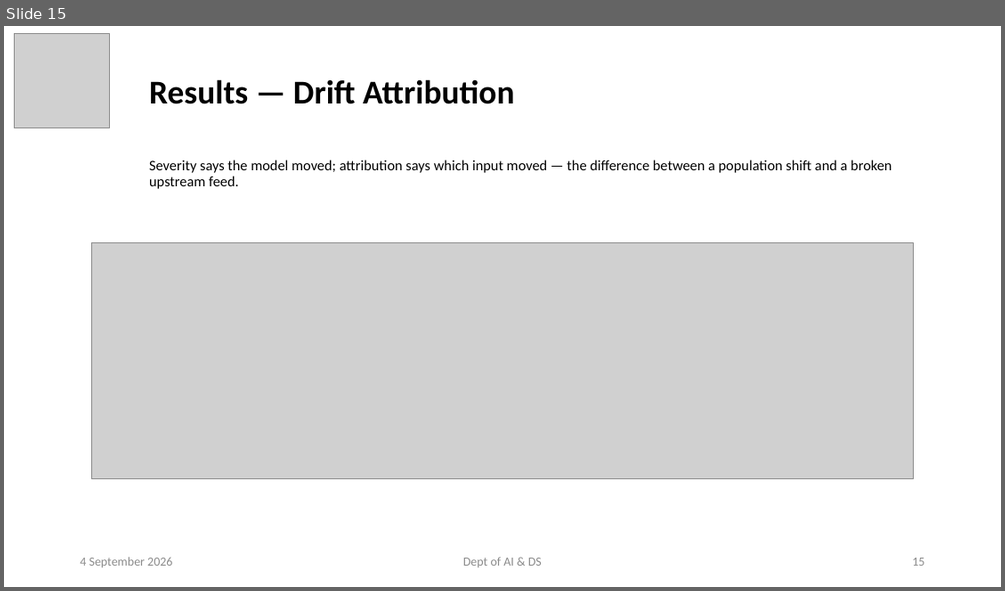
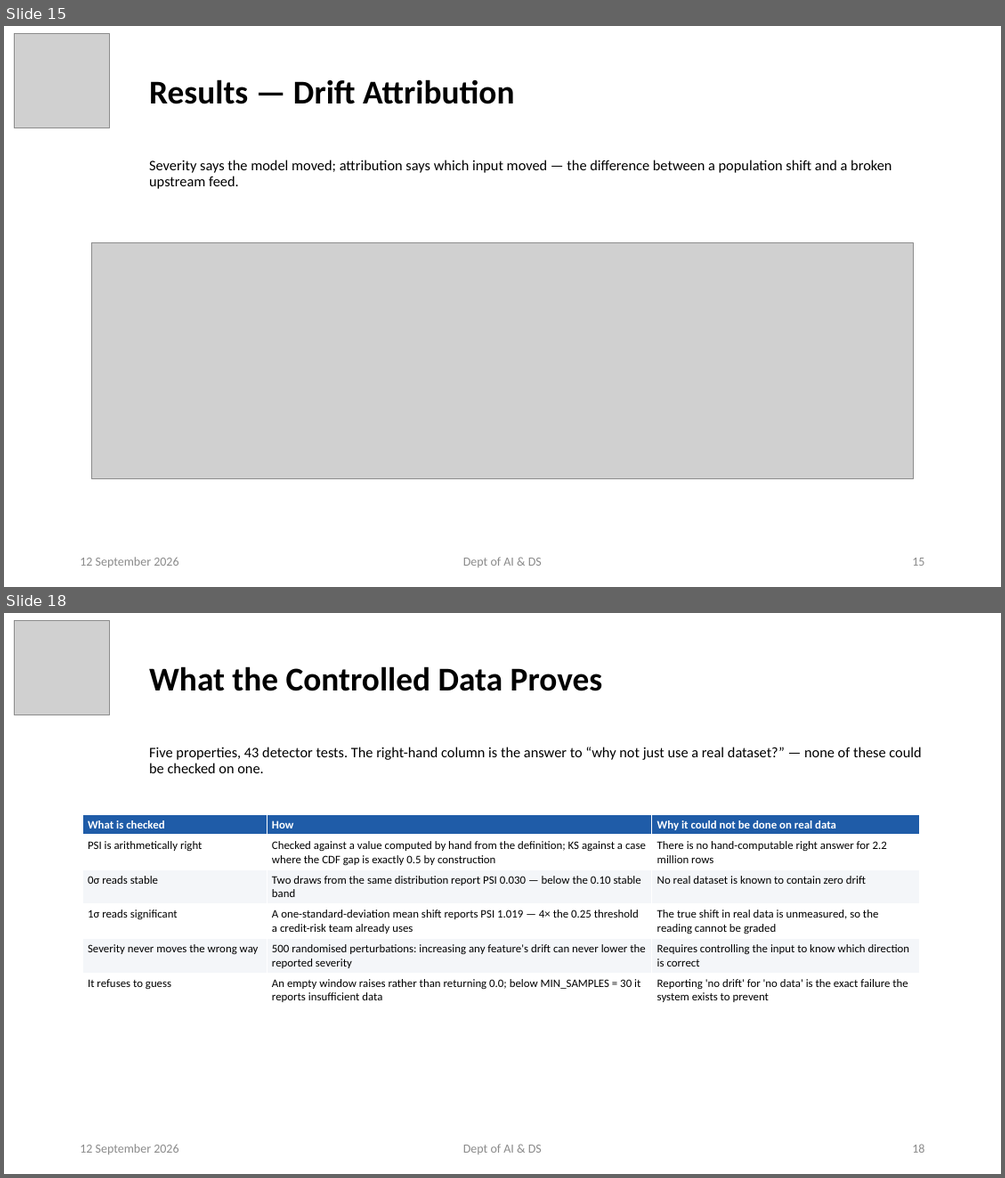
Before and after one commit to ayushpandey0201/custos, a slide deck: docs/presentations/Custos_Phase2_Review1.pptx. Shown one above the other, each under a label of ours: slide 15 before the commit, slides 15 and 18 after it; the slides between them are not shown. The pictures are 1005x591 and 1005x1178 pixels, drawn with LibreOffice and Linux fonts; fonts in the diff are those of the drawing; grey boxes stand for pictures. Boxes give left, top, right and bottom in pixels: in the first picture for what was removed or moved away, otherwise in the second. Text is boxed around its words. In the diff, an @@ line names an element or a change of style, - is before the commit and + after.

```diff
--- a/docs/presentations/Custos_Phase2_Review1.pptx
+++ b/docs/presentations/Custos_Phase2_Review1.pptx
@@ slide 18 added at [4, 613, 1001, 1174], background #FFFFFF @@
@@ picture added at [15, 620, 109, 714] @@
@@ title added at [149, 666, 603, 691], 32 pt, text #000000, bold @@
+What the Controlled Data Proves
@@ subtitle added at [149, 747, 921, 773], 14 pt, text #000000 @@
+Five properties, 43 detector tests. The right-hand column is the answer to “why not just use a real dataset?” — none of these could be checked on one.
@@ table added at [82, 815, 919, 1005], 6 rows, 3 columns @@
+What is checked | How | Why it could not be done on real data
+PSI is arithmetically right | Checked against a value computed by hand from the definition; KS against a case where the CDF gap is exactly 0.5 by construction | There is no hand-computable right answer for 2.2 million rows
+0σ reads stable | Two draws from the same distribution report PSI 0.030 — below the 0.10 stable band | No real dataset is known to contain zero drift
+1σ reads significant | A one-standard-deviation mean shift reports PSI 1.019 — 4× the 0.25 threshold a credit-risk team already uses | The true shift in real data is unmeasured, so the reading cannot be graded
+Severity never moves the wrong way | 500 randomised perturbations: increasing any feature's drift can never lower the reported severity | Requires controlling the input to know which direction is correct
+It refuses to guess | An empty window raises rather than returning 0.0; below MIN_SAMPLES = 30 it reports insufficient data | Reporting 'no drift' for 'no data' is the exact failure the system exists to prevent
@@ text added at [80, 1143, 178, 1154], 12 pt, text #8C8C8C @@
+12 September 2026
@@ text added at [463, 1143, 542, 1154], 12 pt, text #8C8C8C @@
+Dept of AI & DS
@@ page number added at [912, 1143, 924, 1152], 12 pt, text #8C8C8C @@
+18
@@ slide 15 changed as well @@
@@ text at [80, 556, 178, 567]: text changed @@
-4 September 2026
+12 September 2026
```
Also in this commit, not shown: 15 other slides changed, 5 other slides added, 18 other files.
